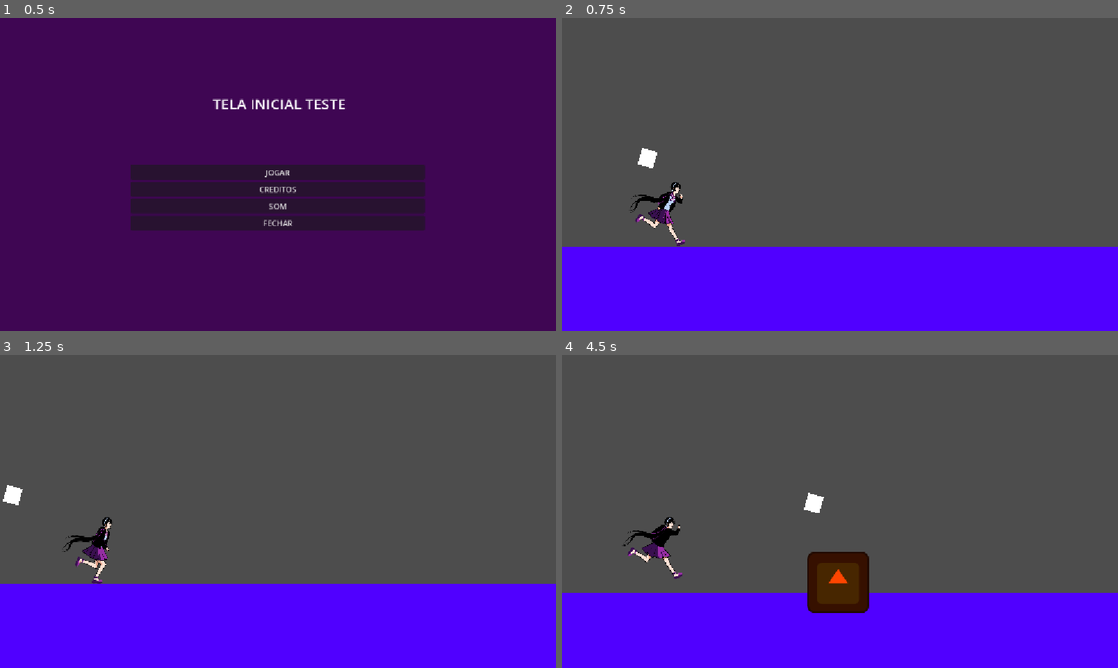
Above: before the commit, frames 1-4 (two rows, left to right).
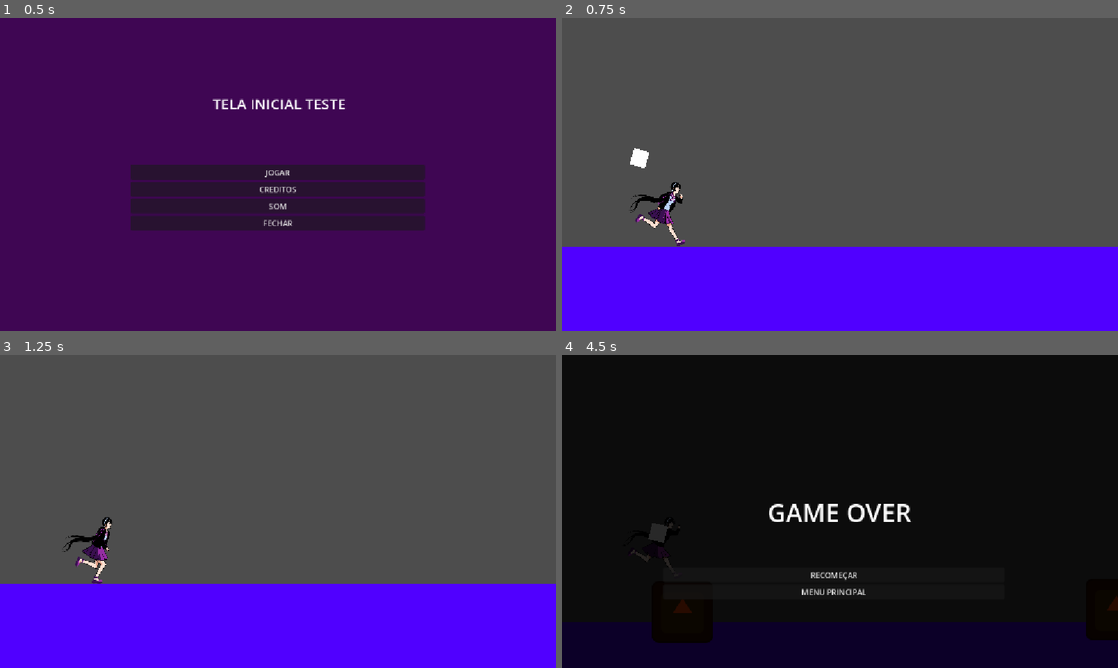
Above: after the commit, the same moments.

Repository: AJMoraes-58/Grupo9-infinite-runner
Game: Godot game, scene res://Cenas/menu_principal.tscn
Two runs of this game, one before a commit and one after it. Both use one fixed random seed, a clock stepped at 60 frames per second and the inputs below. The engine's default icon, where the game draws it, is replaced by a stand-in: a white triangle on a blue panel in a dark square.
Inputs:
- Up to frame 1 (0.5 s): no input
- Up to frame 2 (0.75 s): click "JOGAR" at 0.5 s
- Up to frame 3 (1.25 s): no input
- Up to frame 4 (4.5 s): hold Up (ui_up) 1.28-2.78 s; hold Down (ui_down) 2.78-3.53 s; tap Up (ui_up) at 2.85 s; hold Up (ui_up) from 3.53 s (still down)

Frame 1 is identical in both runs. In frame 2, 0.2% of the frame differs, in the area x 12-18%, y 41-48%; in frame 3, 0.2%; in frame 4, 99%, in the area x 0-100%, y 0-100%.

Commit message:
muda os valores das mecanicas de movimento da protagonista: pulo e corrida

Diff:
--- a/Cenas/protagonista.tscn
+++ b/Cenas/protagonista.tscn
@@ -1,7 +1,7 @@
 [gd_scene format=3 uid="uid://tvtnh34op6og"]
 
 [ext_resource type="Script" uid="uid://dladac50ytvge" path="res://Scripts/protagonista.gd" id="1_3mf1m"]
-[ext_resource type="Texture2D" uid="uid://dfv31idqu47pw" path="res://Artes/Personagem 1.png" id="2_4dfmo"]
+[ext_resource type="Texture2D" uid="uid://dfv31idqu47pw" path="res://Artes/personagens/Personagem 1.png" id="2_4dfmo"]
 
 [sub_resource type="AtlasTexture" id="AtlasTexture_4dfmo"]
 atlas = ExtResource("2_4dfmo")
--- a/Scripts/protagonista.gd
+++ b/Scripts/protagonista.gd
@@ -4,14 +4,14 @@
 #var para vaiaveis; const para constantes
 #valor do pulo tem que ser negativo porque y=0 eh o topo da tela
 
-const VELOCIDADE_DO_PRIMEIRO_PULO: float = -475.0
-const VELOCIDADE_DO_SEGUNDO_PULO: float = -370.0
+const ALCANCE_DO_PRIMEIRO_PULO: float = -475.0
+const ALCANCE_DO_SEGUNDO_PULO: float = -390.0
 const MAXIMO_DE_PULOS: int = 2
 const VELOCIDADE_MAXIMA_DA_CORRIDA: float = 900.0
 const ACELERADOR_DE_QUEDA: float = 2.7
 const TAXA_DE_ACELERACAO_CORRIDA: float = 4.0
 
-var velocidadeDaCorrida: float = 300.0
+var velocidadeDaCorrida: float = 400.0
 var gravidade = ProjectSettings.get_setting("physics/2d/default_gravity") #valor padrao do godot
 var quantidadeDePulos: int = 0
 
@@ -27,14 +27,14 @@
 	#ui_up eh a seta pra cima
 	if Input.is_action_just_pressed("ui_up") and quantidadeDePulos < MAXIMO_DE_PULOS:
 		if is_on_floor():
-			velocity.y = VELOCIDADE_DO_PRIMEIRO_PULO
+			velocity.y = ALCANCE_DO_PRIMEIRO_PULO
 			quantidadeDePulos += 1
 
 		elif quantidadeDePulos < MAXIMO_DE_PULOS:
 			if quantidadeDePulos > 0:
-				velocity.y = VELOCIDADE_DO_SEGUNDO_PULO
+				velocity.y = ALCANCE_DO_SEGUNDO_PULO
 			else:
-				velocity.y = VELOCIDADE_DO_PRIMEIRO_PULO
+				velocity.y = ALCANCE_DO_PRIMEIRO_PULO
 
 			quantidadeDePulos += 1
 			animacao.stop()
Binary file added: Artes/cenarios/Cenário.png
Not shown, changed: Artes/cenarios/Cenário.png.import
Binary file added: Artes/obstaculos/Obstaculo 2.png
Not shown, added: Artes/obstaculos/Obstaculo 2.png.import
Binary file added: Artes/obstaculos/Obstaculo 3.png
Not shown, added: Artes/obstaculos/Obstaculo 3.png.import
Binary file added: Artes/obstaculos/Obstaculo 4.png
Not shown, added: Artes/obstaculos/Obstaculo 4.png.import
Binary file added: Artes/obstaculos/Obstaculo 5.png
Not shown, added: Artes/obstaculos/Obstaculo 5.png.import
Binary file added: Artes/obstaculos/Obstaculo.png
Not shown, changed: Artes/obstaculos/Obstaculo.png.import
(and 6 more such lines)
